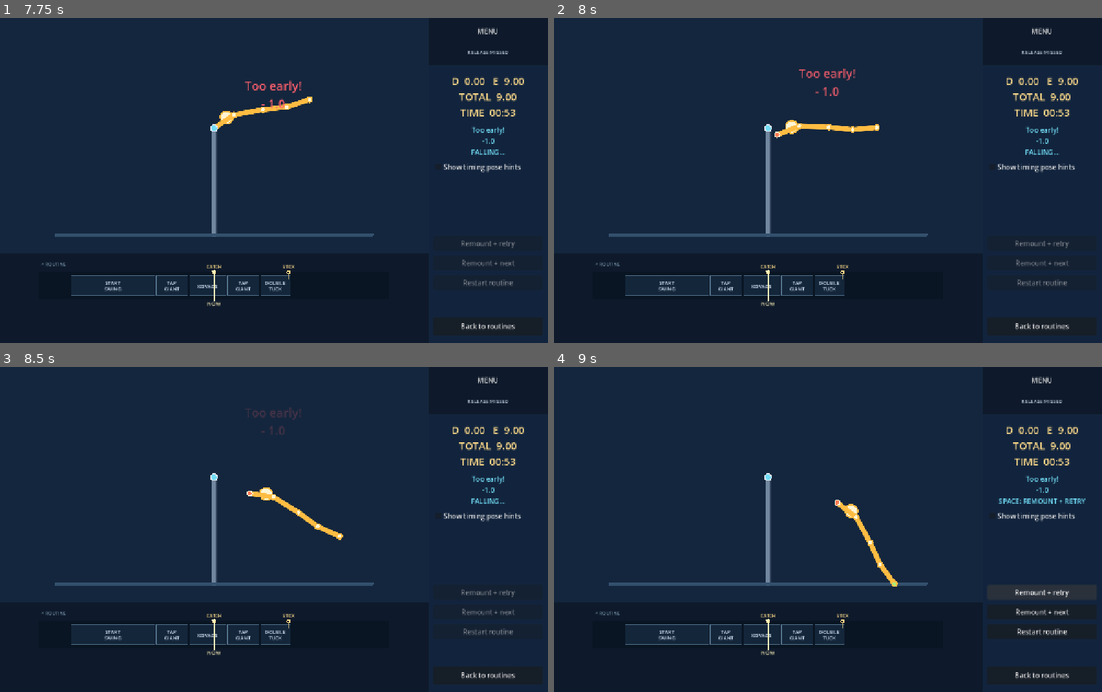
Above: before the commit, frames 1-4 (two rows, left to right).
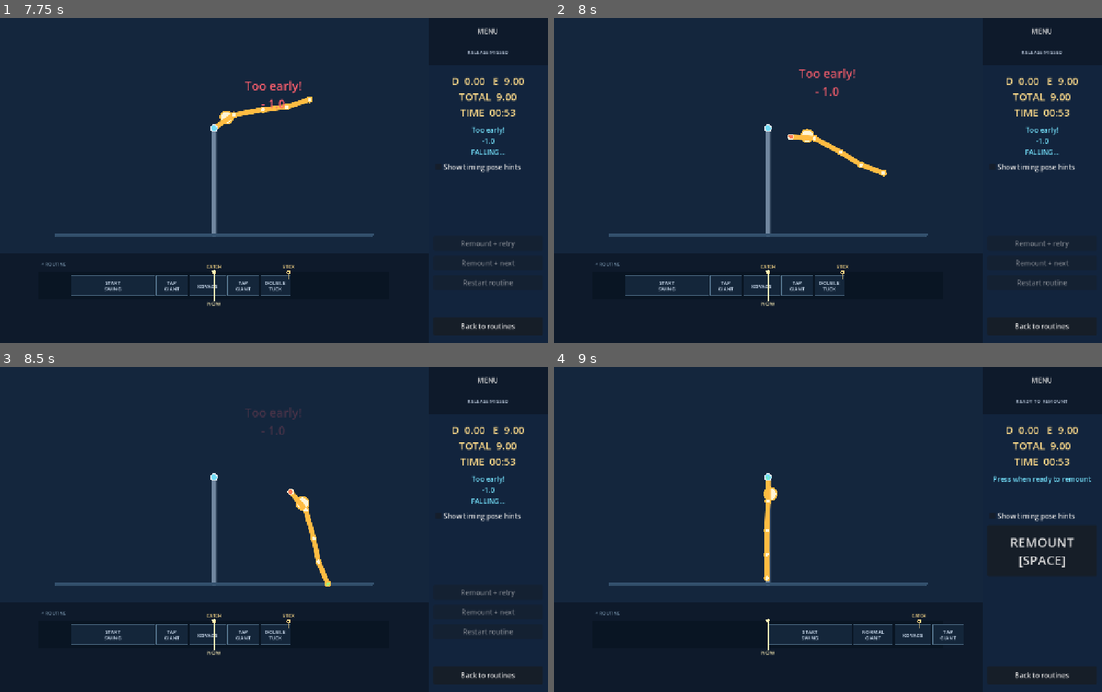
Above: after the commit, the same moments.

Repository: waynelaker/Stick-
Game: Godot game, scene res://main.tscn
Two runs of this game, one before a commit and one after it. Both use one fixed random seed, a clock stepped at 60 frames per second and the inputs below.
Inputs (mouse positions are in pixels of both pictures, inside the frame that each line leads up to):
- Up to frame 1 (7.75 s): click "First Flight Start Swing > Ta…" at 0.5 s; click "START [SPACE]" at 1.25 s; click "Show timing pose hints" at 2 s; click "MOUNTING..." at 2.75 s; click "Show timing pose hints" at 3.5 s; click "MOUNTING..." at 4.25 s; click "Show timing pose hints" at 5 s; tap Enter at 5.75 s; move the mouse to (394, 164) at 5.77 s; tap F (dismount) at 5.85 s; click (394, 164) at 5.92 s; drag from (164, 196) to (246, 245) at 6.52 s; click "HOLD FOR CATCH [SPACE]" at 7.25 s
- Up to frame 2 (8 s): no input
- Up to frame 3 (8.5 s): move the mouse to (328, 458) at 8.02 s; hold G (move_normal) from 8.03 s (still down); click (328, 458) at 8.17 s
- Up to frame 4 (9 s): release G (move_normal) at 8.75 s; click (1041, 591) at 8.75 s, where only the run after the commit has a clickable "Remount + retry"

Frame 1 is identical in both runs. In frame 2, 0.8% of the frame differs, in the area x 40-61%, y 31-49%; in frame 3, 0.7%; in frame 4, 2.7%, in the area x 13-98%, y 10-86%.

Commit message:
Enhance fall skill creation with variants and alignments for improved realism

Diff:
--- a/scripts/authored_skills.gd
+++ b/scripts/authored_skills.gd
@@ -106,27 +106,46 @@
 		"keyframes":[{"time":0.0, "label":"Start", "pose":base_pose.duplicate(true)},
 			{"time":1.0, "label":"Finish", "pose":base_pose.duplicate(true)}]}
 
-static func create_fall_skill(start_pose: Dictionary) -> Dictionary:
+static func create_fall_skill(start_pose: Dictionary, variant: int = -1) -> Dictionary:
 	var released: Dictionary = start_pose.duplicate(true)
 	released.left_hand_attached = false
 	released.right_hand_attached = false
-	var middle: Dictionary = _fall_pose(released, 0.48, Vector2(72.0, 105.0))
-	var landed: Dictionary = _fall_pose(released, 1.25, Vector2(145.0, 0.0))
-	var floor_shift: float = FLOOR_Y - float(landed.ankle.y)
-	for joint in ["hand", "shoulder", "hip", "knee", "ankle", "head"]:
-		landed[joint] = Vector2(landed[joint]) + Vector2(0.0, floor_shift)
+	var chosen_variant: int = randi_range(0, 2) if variant < 0 else posmod(variant, 3)
+	var frames: Array[Dictionary] = [{"time":0.0, "label":"Miss", "pose":released}]
+	var duration: float = 0.82
+	var fall_name := "Fall"
+	if chosen_variant == 1:
+		# Rotate the gymnast so the head—not an arbitrary joint—is genuinely the
+		# first point of contact, then finish in an exaggerated doubled-over pose.
+		var head_line: Vector2 = Vector2(released.head) - Vector2(released.hip)
+		var head_first_rotation: float = PI / 2.0 - head_line.angle()
+		var diving: Dictionary = _fall_pose(released, head_first_rotation * 0.56, Vector2(62.0, 92.0))
+		var impact: Dictionary = _fall_pose(released, head_first_rotation, Vector2(105.0, 0.0))
+		impact = _align_pose_joint_to_floor(impact, "head")
+		var pain: Dictionary = _doubled_over_pose(Vector2(impact.head).x + 34.0)
+		frames.append({"time":0.24, "label":"Head first", "pose":diving})
+		frames.append({"time":0.49, "label":"Head impact", "pose":impact})
+		frames.append({"time":0.68, "label":"Ouch", "pose":pain})
+		frames.append({"time":0.92, "label":"Doubled over", "pose":pain.duplicate(true)})
+		duration = 0.92
+		fall_name = "Head-first fall"
+	else:
+		var direction: float = -1.0 if chosen_variant == 2 else 1.0
+		var middle: Dictionary = _fall_pose(released, 0.72 * direction, Vector2(70.0 * direction, 125.0))
+		var landed: Dictionary = _fall_pose(released, 1.48 * direction, Vector2(138.0 * direction, 0.0))
+		landed = _align_lowest_point_to_floor(landed)
+		frames.append({"time":0.27, "label":"Tumble", "pose":middle})
+		frames.append({"time":0.68, "label":"Crash", "pose":landed})
+		frames.append({"time":0.82, "label":"Floor", "pose":landed.duplicate(true)})
+		fall_name = "Backward fall" if chosen_variant == 2 else "Tumbling fall"
 	return {
-		"id":"fall", "name":"Fall", "move_class":"fall", "hidden":true,
-		"duration":1.15, "loop":false, "playback_profile":"linear",
+		"id":"fall", "name":fall_name, "move_class":"fall", "hidden":true,
+		"duration":duration, "loop":false, "playback_profile":"linear",
 		"entry_state":"airborne", "exit_state":"landed",
 		"entry_signature":make_signature("airborne", "either"),
 		"exit_signature":make_signature("landed", "either"),
-		"difficulty":0.0, "element_group":"-", "execution_keyframe":2,
-		"keyframes":[
-			{"time":0.0, "label":"Miss", "pose":released},
-			{"time":0.55, "label":"Falling", "pose":middle},
-			{"time":1.15, "label":"Floor", "pose":landed},
-		]
+		"difficulty":0.0, "element_group":"-", "execution_keyframe":frames.size() - 1,
+		"keyframes":frames,
 	}
 
 static func create_landing_reaction(start_pose: Dictionary, deduction: float, salute_pose: Dictionary = {}) -> Dictionary:
@@ -192,6 +211,31 @@
 	result.right_hand_attached = false
 	return result
 
+static func _align_pose_joint_to_floor(source: Dictionary, joint: String) -> Dictionary:
+	return _translated_pose(source, Vector2(0.0, FLOOR_Y - float(Vector2(source[joint]).y)))
+
+static func _align_lowest_point_to_floor(source: Dictionary) -> Dictionary:
+	var lowest_y: float = -INF
+	for joint in ["hand", "shoulder", "hip", "knee", "ankle", "head"]:
+		lowest_y = maxf(lowest_y, float(Vector2(source[joint]).y))
+	return _translated_pose(source, Vector2(0.0, FLOOR_Y - lowest_y))
+
+static func _doubled_over_pose(centre_x: float) -> Dictionary:
+	# Fixed-length articulated silhouette: bent knees, folded torso and hands at
+	# the head. This is intentionally theatrical so the outcome reads at once.
+	var ankle := Vector2(centre_x + 42.0, FLOOR_Y)
+	var knee := ankle + Vector2(-34.0, -55.4)
+	var hip := knee + Vector2(-39.0, -52.0)
+	var shoulder := hip + Vector2(70.0, -38.7)
+	var hand := shoulder + Vector2(20.0, 61.85)
+	var head_direction: Vector2 = (shoulder - hip).normalized()
+	var pose := {
+		"hand":hand, "shoulder":shoulder, "hip":hip, "knee":knee,
+		"ankle":ankle, "head":shoulder + head_direction * HEAD_OFFSET + Vector2(0.0, 7.0),
+		"left_hand_attached":false, "right_hand_attached":false,
+	}
+	return normalize_pose(pose)
+
 static func _skill_from_file_data(data: Dictionary) -> Dictionary:
 	var frames: Array[Dictionary] = []
 	for source_frame in data.get("keyframes", []):
@@ -356,6 +400,12 @@
 	result.name = name
 	result.loop = true
 	result.entry_signature = make_signature("swing_bottom", "reverse")
+	# This skill is cloned from the regular Giant, so replace its inherited
+	# regular-grip alternatives as well as the canonical signature.
+	result.entry_signatures = [
+		make_signature("swing_bottom", "reverse"),
+		make_signature("handstand", "reverse"),
+	]
 	result.exit_signature = make_signature("swing_bottom", "reverse")
 	result.entry_state = "swing_bottom"
 	result.exit_state = "swing_bottom"
@@ -377,6 +427,10 @@
 	# established giant cadence instead of receiving release/dismount time-warp.
 	result.playback_profile = "giant_authored"
 	result.entry_signature = make_signature("swing_bottom", "regular")
+	result.entry_signatures = [
+		make_signature("swing_bottom", "regular"),
+		make_signature("handstand", "regular"),
+	]
 	result.exit_signature = make_signature("swing_bottom", "reverse")
 	result.entry_state = "swing_bottom"
 	result.exit_state = "swing_bottom"
@@ -405,6 +459,10 @@
 	result.loop = false
 	result.playback_profile = "giant_authored"
 	result.entry_signature = make_signature("swing_bottom", "reverse")
+	result.entry_signatures = [
+		make_signature("swing_bottom", "reverse"),
+		make_signature("handstand", "reverse"),
+	]
 	result.exit_signature = make_signature("swing_bottom", "regular")
 	result.entry_state = "swing_bottom"
 	result.exit_state = "swing_bottom"
--- a/scripts/game.gd
+++ b/scripts/game.gd
@@ -140,6 +140,12 @@
 const PREDEFINED_ROUTINES_PATH := "res://routines/predefined_routines.json"
 const PERFORMANCE_LIMIT := 60.0
 const HISTORY_LIMIT := 100
+# Catch quality is based on the total time Space was held. The button must
+# still be down on the exact authored catch frame; these slightly broader bands
+# let the player commit just before contact without making a clean catch rare.
+const CATCH_CLEAN_HOLD_MAX := 0.100
+const CATCH_SMALL_HOLD_MAX := 0.200
+const CATCH_MEDIUM_HOLD_MAX := 0.350
 const SKILL_SHORTCUT_KEYS: Array[int] = [KEY_1, KEY_2, KEY_3, KEY_4, KEY_5, KEY_6, KEY_7, KEY_8, KEY_9, KEY_0]
 const SKILL_SHORTCUT_LABELS: Array[String] = ["1", "2", "3", "4", "5", "6", "7", "8", "9", "0"]
 
@@ -1721,13 +1727,13 @@
 		else:
 			judgement = "Too late!"
 	elif role == "CATCH" and catch_hold_duration >= 0.0:
-		if catch_hold_duration > 0.300:
+		if catch_hold_duration > CATCH_MEDIUM_HOLD_MAX:
 			deduction = 0.5
 			judgement = "LONG HOLD  -0.5"
-		elif catch_hold_duration > 0.160:
+		elif catch_hold_duration > CATCH_SMALL_HOLD_MAX:
 			deduction = 0.3
 			judgement = "HELD TOO LONG  -0.3"
-		elif catch_hold_duration > 0.080:
+		elif catch_hold_duration > CATCH_CLEAN_HOLD_MAX:
 			deduction = 0.1
 			judgement = "CAUTIOUS CATCH  -0.1"
 		else:
--- a/scripts/gymnast.gd
+++ b/scripts/gymnast.gd
@@ -138,7 +138,6 @@
 				transition_serial += 1
 				queued_skill = {}
 				queued_cycle = -1
-				queued_phase = -1.0
 				queued_phase = -1.0
 				skill_time = phase_overshoot
 				pose = AuthoredSkills.sample_skill(skill, skill_time)
